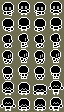
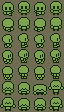
Before/after of a w=64, h=112 layered artwork. What changed in the layer stack:
hid "Inverse", painted on it over <box>0,1,64,111</box>
showed "Outline", painted on it over <box>0,1,64,111</box>
